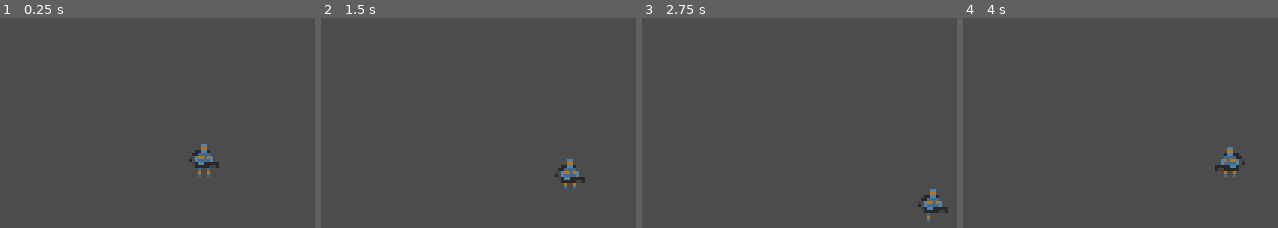
Above: before the commit, frames 1-4 (left to right).
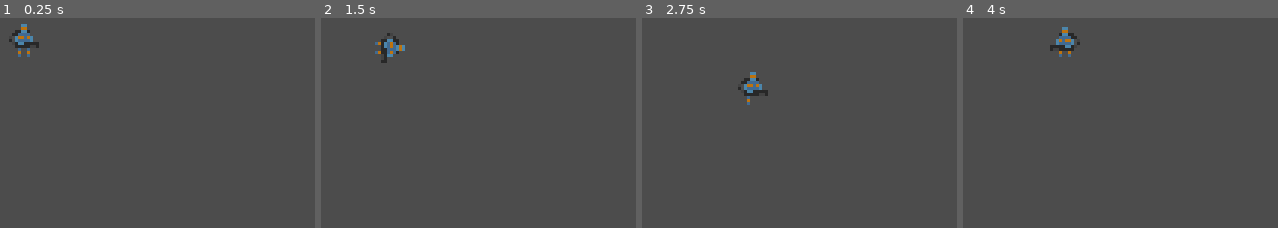
Above: after the commit, the same moments.

Repository: ffekete/WizardOfRogue
Game: Godot game, scene res://Player.tscn
The game is run twice, just before and just after one commit, with the same random seed, the same clock (stepped at 60 frames per second) and the same inputs. Before the commit the project starts from res://HelloWorld.tscn.
Inputs:
- Up to frame 1 (0.25 s): no input
- Up to frame 2 (1.5 s): tap Enter at 0.5 s; hold Right (ui_right) 0.53-1.28 s; hold Space (ui_fire, bound only after the commit) 0.53-1.28 s; hold Down (ui_down) from 1.28 s (still down); tap Space (ui_fire, bound only after the commit) at 1.35 s
- Up to frame 3 (2.75 s): release Down (ui_down) at 2.03 s; hold Right (ui_right) from 2.03 s (still down); hold Space (ui_fire, bound only after the commit) from 2.03 s (still down)
- Up to frame 4 (4 s): release Right (ui_right) at 2.78 s; release Space (ui_fire, bound only after the commit) at 2.78 s; hold Up (ui_up) 2.78-3.53 s; tap Space (ui_fire, bound only after the commit) at 2.85 s; hold Left (ui_left) from 3.53 s (still down); hold Space (ui_fire, bound only after the commit) from 3.53 s (still down)

The runs differ from the first frame. In frame 1, 1.3% of the frame differs, in the area x 2-70%, y 2-76%; in frame 2, 1.3%; in frame 3, 1.2%; in frame 4, 1.3%.

Commit message:
player attack, grid based movement

Diff:
--- /dev/null
+++ b/Global.gd
@@ -0,0 +1,14 @@
+extends Node
+
+export var grid_size = 16
+
+export var inputs = {
+	"right": Vector2.RIGHT,
+	"left": Vector2.LEFT,
+	"up": Vector2.UP,
+	"down": Vector2.DOWN
+}
+
+# Called when the node enters the scene tree for the first time.
+func _ready():
+	pass # Replace with function body.
--- /dev/null
+++ b/Grid.gd
@@ -0,0 +1,15 @@
+extends Area2D
+
+# Declare member variables here. Examples:
+# var a = 2
+# var b = "text"
+
+
+# Called when the node enters the scene tree for the first time.
+func _ready():
+	pass # Replace with function body.
+
+
+# Called every frame. 'delta' is the elapsed time since the previous frame.
+#func _process(delta):
+#	pass
--- /dev/null
+++ b/Grid.tscn
@@ -0,0 +1,6 @@
+[gd_scene load_steps=2 format=2]
+
+[ext_resource path="res://Grid.gd" type="Script" id=1]
+
+[node name="Grid" type="Area2D"]
+script = ExtResource( 1 )
--- a/Player.gd
+++ b/Player.gd
@@ -2,38 +2,90 @@
 
 signal hit
 
-# Declare member variables here. Examples:
-# var a = 2
-# var b = "text"
-export var speed = 30
+export var speed = 0.75
+
+onready var tween = $Tween
+onready var ray = $RayCast2D
+onready var attack_timer = $AttackTimer
+
+var tile_size = Global.grid_size
 var screen_size
 
 # Called when the node enters the scene tree for the first time.
 func _ready():
 	screen_size = get_viewport_rect().size
 	$AnimatedSprite.flip_h = false
-	$AnimatedSprite.offset.x = 16
+	start(Vector2(0,0))
+	$AnimatedSprite.play()
+	attack_timer.one_shot = true
 
+func _process(delta):
 
-# Called every frame. 'delta' is the elapsed time since the previous frame.
-func _process(delta):
-	$AnimatedSprite.play()
-	var velocity = Vector2()
+	if(tween.is_active() || !attack_timer.is_stopped()):
+		return
 
 	if(Input.is_action_pressed("ui_up")):
 		$AnimatedSprite.animation = "walk"
-		velocity.y = -1
+		move_with_collision_check(Global.inputs["up"])
+		$AnimatedSprite.flip_v = true
+		$AnimatedSprite.rotation_degrees = 270
+		$AnimatedSprite.flip_h = false
+
 	elif(Input.is_action_pressed("ui_down")):
-		velocity.y = 1
+		$AnimatedSprite.animation = "walk"
+		move_with_collision_check(Global.inputs["down"])
+		$AnimatedSprite.rotation_degrees =  90
+		$AnimatedSprite.flip_h = false
+
 	elif(Input.is_action_pressed("ui_left")):
-		velocity.x -= 1
+		$AnimatedSprite.animation = "walk"
+		move_with_collision_check(Global.inputs["left"])
+		$AnimatedSprite.rotation_degrees = 0
+		$AnimatedSprite.flip_v = false
+		$AnimatedSprite.flip_h = true
+
+
 	elif(Input.is_action_pressed("ui_right")):
-		velocity.x += 1
+		$AnimatedSprite.animation = "walk"
+		move_with_collision_check(Global.inputs["right"])
+		$AnimatedSprite.rotation_degrees = 0
+		$AnimatedSprite.flip_v = false
+		$AnimatedSprite.flip_h = false
 
-	if(velocity.length() > 0):
-			velocity = velocity.normalized() * speed
-			$AnimatedSprite.animation = "walk"
-			$AnimatedSprite.flip_h = velocity.x < 0
-			position += velocity * delta
+
+	elif(Input.is_action_pressed("ui_fire")):
+		if(attack_timer.is_stopped()):
+			$AnimatedSprite.animation = "attack"
+			attack_timer.start(0.5)
+			print("feuer")
+
 	else:
-		$AnimatedSprite.animation = "idle"
+		if(attack_timer.is_stopped()):
+			$AnimatedSprite.animation = "idle"
+
+func move_with_collision_check(dir):
+	ray.cast_to = dir * tile_size
+	ray.force_raycast_update()
+	if(!ray.is_colliding()):
+		move(dir)
+
+func move(dir):
+	tween.interpolate_property(self, "position", position, position + dir * tile_size,
+		speed)
+	tween.start()
+
+func start(pos):
+	position = pos
+	position = position.snapped(Vector2.ONE * tile_size)
+	position += Vector2.ONE * tile_size / 2
+	show()
+	$CollisionShape2D.disabled = false
+
+func _on_Player_body_entered(body):
+	hide()
+	emit_signal("hit")
+	$CollisionShape2D.set_deferred("disabled", true)
+
+
+func _on_AttackTimer_timeout():
+	$AnimatedSprite.animation = "idle"
--- a/HelloWorld.tscn
+++ b/Player.tscn
@@ -1,44 +1,44 @@
 [gd_scene load_steps=18 format=2]
 
-[ext_resource path="res://sprites/P1_idle.png" type="Texture" id=1]
-[ext_resource path="res://Player.gd" type="Script" id=2]
+[ext_resource path="res://sprites/P1_walk.png" type="Texture" id=1]
+[ext_resource path="res://sprites/P1_idle.png" type="Texture" id=2]
 [ext_resource path="res://sprites/P1_attack.png" type="Texture" id=3]
-[ext_resource path="res://sprites/P1_walk.png" type="Texture" id=4]
+[ext_resource path="res://Player.gd" type="Script" id=4]
 
 [sub_resource type="AtlasTexture" id=1]
+atlas = ExtResource( 2 )
+region = Rect2( 0, 0, 16, 16 )
+
+[sub_resource type="AtlasTexture" id=2]
+atlas = ExtResource( 2 )
+region = Rect2( 16, 0, 16, 16 )
+
+[sub_resource type="AtlasTexture" id=3]
+atlas = ExtResource( 2 )
+region = Rect2( 32, 0, 16, 16 )
+
+[sub_resource type="AtlasTexture" id=4]
+atlas = ExtResource( 2 )
+region = Rect2( 48, 0, 16, 16 )
+
+[sub_resource type="AtlasTexture" id=5]
+atlas = ExtResource( 2 )
+region = Rect2( 64, 0, 16, 16 )
+
+[sub_resource type="AtlasTexture" id=6]
 atlas = ExtResource( 1 )
 region = Rect2( 0, 0, 16, 16 )
 
-[sub_resource type="AtlasTexture" id=2]
+[sub_resource type="AtlasTexture" id=7]
 atlas = ExtResource( 1 )
 region = Rect2( 16, 0, 16, 16 )
 
-[sub_resource type="AtlasTexture" id=3]
+[sub_resource type="AtlasTexture" id=8]
 atlas = ExtResource( 1 )
 region = Rect2( 32, 0, 16, 16 )
 
-[sub_resource type="AtlasTexture" id=4]
+[sub_resource type="AtlasTexture" id=9]
 atlas = ExtResource( 1 )
-region = Rect2( 48, 0, 16, 16 )
-
-[sub_resource type="AtlasTexture" id=5]
-atlas = ExtResource( 1 )
-region = Rect2( 64, 0, 16, 16 )
-
-[sub_resource type="AtlasTexture" id=6]
-atlas = ExtResource( 4 )
-region = Rect2( 0, 0, 16, 16 )
-
-[sub_resource type="AtlasTexture" id=7]
-atlas = ExtResource( 4 )
-region = Rect2( 16, 0, 16, 16 )
-
-[sub_resource type="AtlasTexture" id=8]
-atlas = ExtResource( 4 )
-region = Rect2( 32, 0, 16, 16 )
-
-[sub_resource type="AtlasTexture" id=9]
-atlas = ExtResource( 4 )
 region = Rect2( 48, 0, 16, 16 )
 
 [sub_resource type="AtlasTexture" id=11]
@@ -54,7 +54,7 @@
 "frames": [ SubResource( 1 ), SubResource( 2 ), SubResource( 3 ), SubResource( 4 ), SubResource( 5 ) ],
 "loop": true,
 "name": "idle",
-"speed": 1.0
+"speed": 2.0
 }, {
 "frames": [ SubResource( 6 ), SubResource( 7 ), SubResource( 8 ), SubResource( 9 ) ],
 "loop": true,
@@ -73,11 +73,10 @@
 
 [node name="Player" type="Area2D"]
 position = Vector2( 52.4933, 48.1393 )
-script = ExtResource( 2 )
+script = ExtResource( 4 )
 __meta__ = {
 "_edit_group_": true
 }
-speed = 20
 
 [node name="AnimatedSprite" type="AnimatedSprite" parent="."]
 position = Vector2( 16, 10 )
@@ -87,3 +86,12 @@
 [node name="CollisionShape2D" type="CollisionShape2D" parent="."]
 position = Vector2( 15.8386, 10.6135 )
 shape = SubResource( 14 )
+
+[node name="Tween" type="Tween" parent="."]
+
+[node name="RayCast2D" type="RayCast2D" parent="."]
+
+[node name="AttackTimer" type="Timer" parent="."]
+
+[connection signal="body_entered" from="." to="." method="_on_Player_body_entered"]
+[connection signal="timeout" from="AttackTimer" to="." method="_on_AttackTimer_timeout"]
--- a/project.godot
+++ b/project.godot
@@ -11,8 +11,12 @@
 [application]
 
 config/name="Roguelite"
-run/main_scene="res://HelloWorld.tscn"
+run/main_scene="res://Player.tscn"
 config/icon="res://icon.png"
+
+[autoload]
+
+Global="*res://Global.gd"
 
 [display]
 
@@ -46,6 +50,26 @@
 "svg/scale": 1.0
 }
 
+[input]
+
+ui_accept={
+"deadzone": 0.5,
+"events": [ Object(InputEventKey,"resource_local_to_scene":false,"resource_name":"","device":0,"alt":false,"shift":false,"control":false,"meta":false,"command":false,"pressed":false,"scancode":16777221,"unicode":0,"echo":false,"script":null)
+, Object(InputEventKey,"resource_local_to_scene":false,"resource_name":"","device":0,"alt":false,"shift":false,"control":false,"meta":false,"command":false,"pressed":false,"scancode":16777222,"unicode":0,"echo":false,"script":null)
+, Object(InputEventJoypadButton,"resource_local_to_scene":false,"resource_name":"","device":0,"button_index":0,"pressure":0.0,"pressed":false,"script":null)
+ ]
+}
+ui_select={
+"deadzone": 0.5,
+"events": [ Object(InputEventJoypadButton,"resource_local_to_scene":false,"resource_name":"","device":0,"button_index":3,"pressure":0.0,"pressed":false,"script":null)
+ ]
+}
+ui_fire={
+"deadzone": 0.5,
+"events": [ Object(InputEventKey,"resource_local_to_scene":false,"resource_name":"","device":0,"alt":false,"shift":false,"control":false,"meta":false,"command":false,"pressed":false,"scancode":32,"unicode":0,"echo":false,"script":null)
+ ]
+}
+
 [physics]
 
 common/enable_pause_aware_picking=true
Binary file changed: sprites/P1_idle.png
Not shown, changed: sprites/P1_idle.hxl
